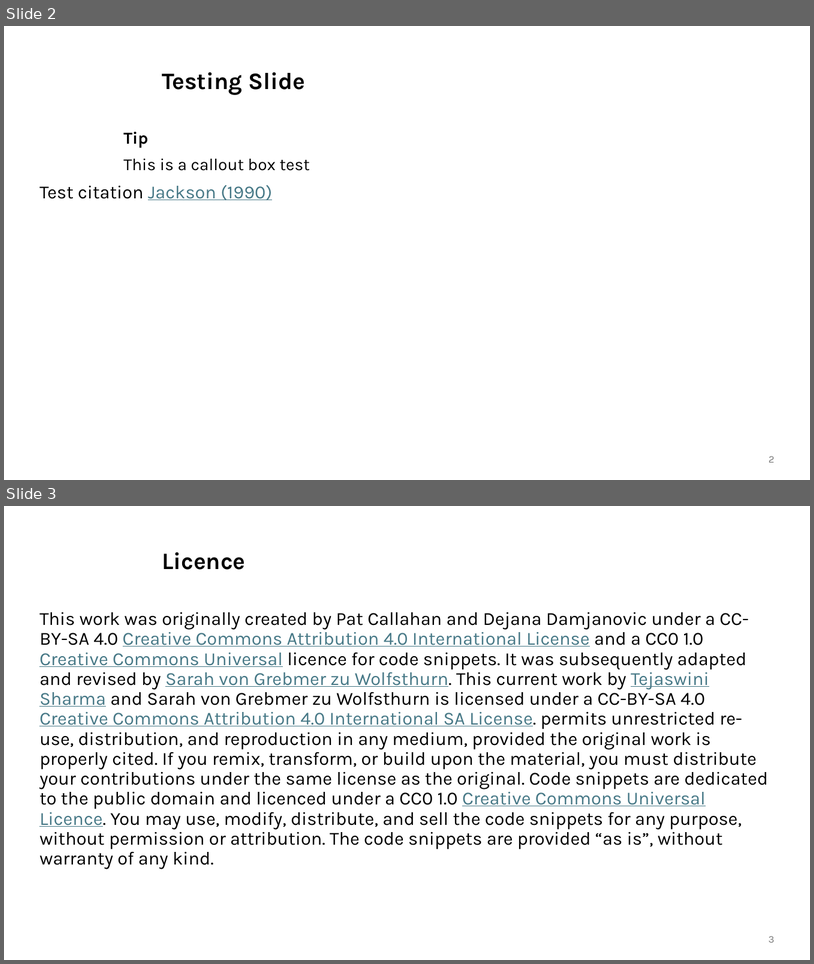
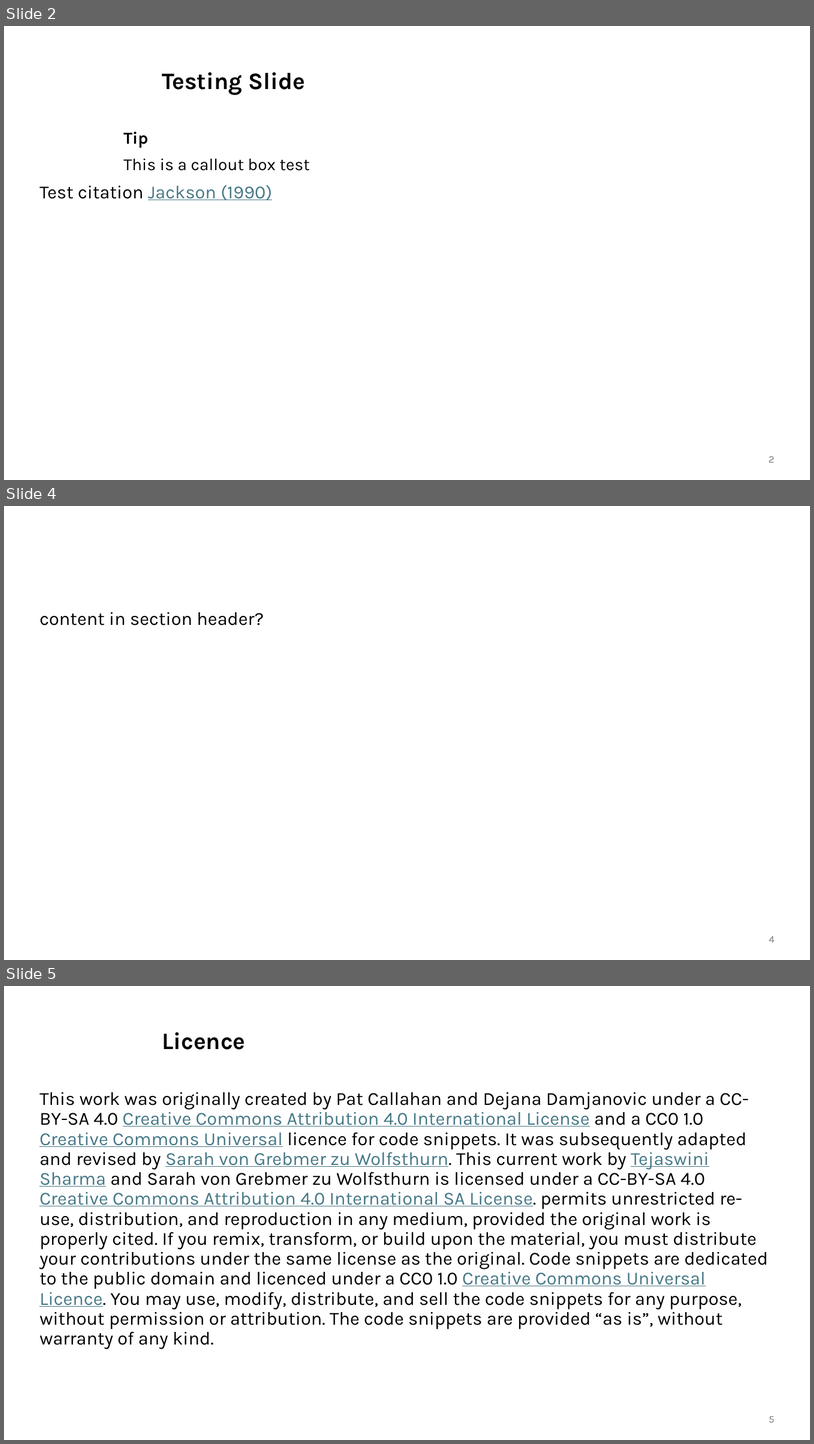
Before and after one commit to lmu-osc/train-the-trainer-test-repo-separate-slidedeck-zenodo, a slide deck: index.pptx. Shown one above the other, each under a label of ours: slides 2 and 3 before the commit, slides 2, 4 and 5 after it; the slides between them are not shown. The pictures are 814x964 and 814x1444 pixels, drawn with LibreOffice and Linux fonts; fonts in the diff are those of the drawing; background and template pictures are left out. Boxes give left, top, right and bottom in pixels: in the first picture for what was removed or moved away, otherwise in the second. Text is boxed around its words. In the diff, an @@ line names an element or a change of style, - is before the commit and + after.

```diff
--- a/index.pptx
+++ b/index.pptx
@@ slide 4 added at [4, 506, 810, 960], background #FFFFFF @@
@@ text added at [39, 612, 264, 625], 22 pt, text #000000 @@
+content in section header?
@@ page number added at [769, 936, 774, 942], 12 pt, text #797979 @@
+4
@@ what was slide 3 is now slide 5 @@
@@ page number at [769, 1416, 774, 1422]: text changed @@
-3
+5
```
Also in this commit, not shown: 1 other slide added, 5 other files.
